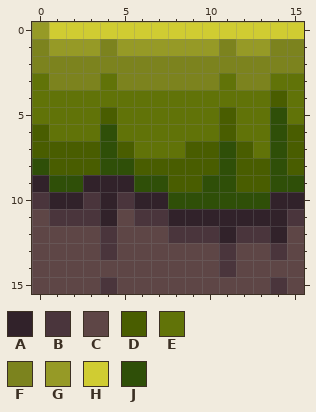
Two versions of one pixel-art file, Seokbinggo_Client/Assets/Art/Decorations/grass.aseprite. That is the earlier state.
16x16 pixels, 1 frame.
Palette (. is transparent): A #31222a  B #4a353c  C #5e4646  D #495d00  E #617308  F #7c831e  G #969a26  H #d0cc32  J #2f4f08
The same view after the edit:
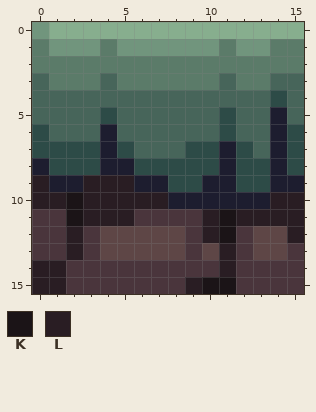
Colours new in this view: K #1b1417  L #291d23
Diff:
{"colour":"D","old":"#495d00","new":"#2d4b47"}
{"colour":"E","old":"#617308","new":"#47655a"}
{"colour":"F","old":"#7c831e","new":"#5b7b69"}
{"colour":"G","old":"#969a26","new":"#71957d"}
{"colour":"H","old":"#d0cc32","new":"#87ae8e"}
{"colour":"J","old":"#2f4f08","new":"#1d1d2f"}
{"y":9,"x":0,"old":"A","new":"L"}
{"y":9,"x":3,"old":"AAA","new":"LLL"}
{"y":10,"x":0,"old":"BAABABAA","new":"LLKLLLLL"}
{"y":10,"x":14,"old":"AA","new":"LL"}
{"y":11,"x":0,"old":"C","new":"B"}
{"y":11,"x":2,"old":"BBAC","new":"KLLL"}
{"y":11,"x":8,"old":"AAAAAAAB","new":"BBLKLLLL"}
{"y":12,"x":0,"old":"CCCCB","new":"BBLBC"}
{"y":12,"x":8,"old":"B","new":"C"}
{"y":12,"x":10,"old":"BA","new":"LK"}
{"y":12,"x":13,"old":"BAC","new":"CCL"}
{"y":13,"x":0,"old":"CCCCB","new":"BBLBC"}
{"y":13,"x":9,"old":"C","new":"B"}
{"y":13,"x":11,"old":"BC","new":"LB"}
{"y":13,"x":14,"old":"BC","new":"CB"}
{"y":14,"x":0,"old":"CCCCCCCCCCCBCCCC","new":"LLBBBBBBBBBLBBBB"}
{"y":15,"x":0,"old":"CCCC","new":"LLBB"}
{"y":15,"x":5,"old":"CCCCCCCCC","new":"BBBBLKKBB"}
{"y":15,"x":15,"old":"C","new":"B"}
{"label":"changed","picture_box":[32,22,304,294]}
